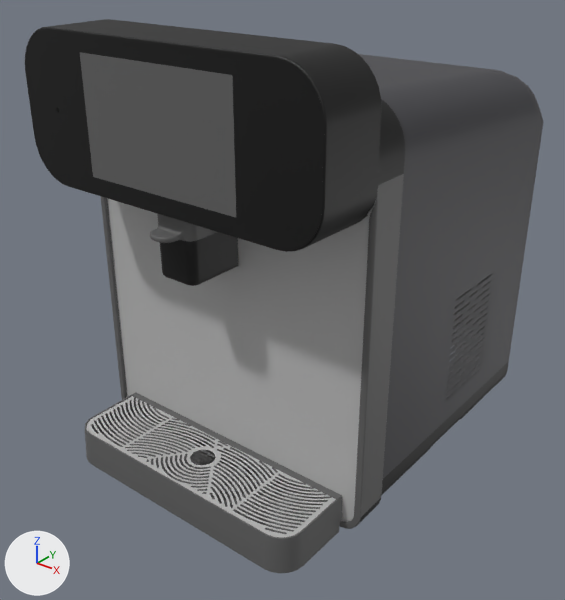
An edit to the glTF model models/Cocacola.glb, drawn before and after from the same camera.
Both versions are drawn from a camera (50 mm lens) standing at (0.609, -0.865, 0.677) and looking at (0.001, -0.106, 0.206). The lights are fixed; the arrows at lower left show +X, +Y and +Z. Where no turn or scale is listed for an object, it has been applied to the vertices. Vertices at the same position are counted once.

Names of what the first picture shows: 'CocaCola'.
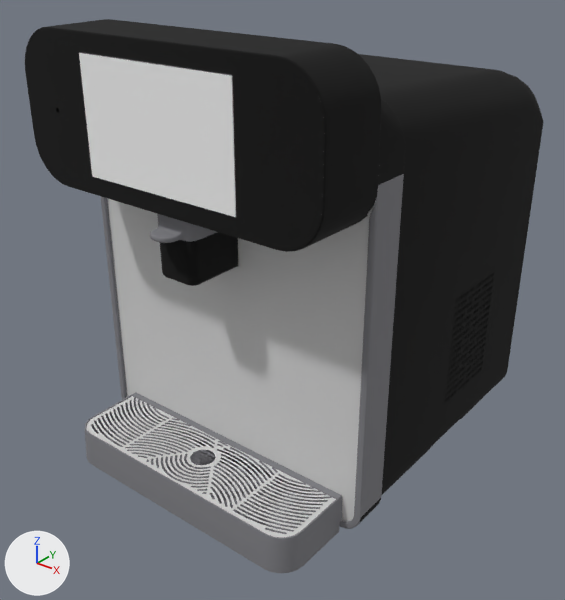
The newer file is also rescaled (x98.26), turned or shifted as a whole; pictures and numbers use the older file's frame.

Changed parts and their boxes [x1, y1, x2, y2] in the pictures (565 x 600 px; the box of a moved part takes in the faces that stretch with it):
'CocaCola', surface changed, recoloured
    both: [42, 19, 543, 574]
'Cube (1)', added
    after: [79, 53, 236, 217]
'Cube', added
    after: [214, 233, 492, 400]
part 1 of me_mesh, moved or reshaped
    before: [96, 400, 320, 509]
    after: [96, 412, 320, 509]
part 2 of me_mesh, moved or reshaped
    before: [91, 124, 381, 242]
    after: [150, 125, 381, 246]
part 3 of me_mesh, recoloured
    before: [80, 52, 492, 574]
    after: [80, 52, 404, 574]
part 4 of me_mesh, recoloured (grey to black)
    both: [358, 54, 543, 479]

Diff of the bpy script that builds the scene:
```diff
--- a/models/Cocacola.glb.py
+++ b/models/Cocacola.glb.py
@@ mat_black @@
 mat_black.base_color = (0.0, 0.0, 0.0)  # black #000000
-mat_black.roughness = 0.553
+mat_black.roughness = 1.0
@@ mat_grigiochiaro @@
 mat_grigiochiaro = principled_material('grigioChiaro')
-mat_grigiochiaro.base_color = (0.5, 0.5, 0.5)  # grey #bcbcbc
+mat_grigiochiaro.base_color = (0.665, 0.665, 0.665)  # light grey #d5d5d5
 mat_grigiochiaro.roughness = 0.553
@@ mat_grigioblu @@
 mat_grigioblu = principled_material('grigioBlu')
-mat_grigioblu.base_color = (0.0481, 0.0481, 0.056)  # black #3e3e43
-mat_grigioblu.roughness = 0.553
+mat_grigioblu.base_color = (0.217, 0.217, 0.234)  # grey #808085
+mat_grigioblu.roughness = 1.0
@@ mat_pannello @@
+mat_pannello = principled_material('pannello')
+mat_pannello.base_color = (0.8, 0.8, 0.8)  # white #e7e7e7
+mat_pannello.roughness = 0.947
+mat_pannello.emission_strength = 0.0755
@@ me_mesh @@
 # used by ob_cocacola; location = (0.0, 0.0, 0.0)
-me_mesh.from_pydata(...)  # 15525 vertices, 25945 faces; spans x -0.219..0.219, y -0.336..0.214, z -0.013..0.571
+me_mesh.from_pydata(...)  # 15523 vertices, 25947 faces; spans x -0.219..0.219, y -0.336..0.214, z -0.013..0.571
+# me_mesh part 1: 864 vertices moved within x -0.186..0.186, y -0.323..-0.226, z 0.01..0.038; 49 vertices removed from x -0.186..0.186, y -0.324..-0.231, z 0.011..0.038; 47 vertices added at x -0.186..0.186, y -0.322..-0.23, z 0.011..0.038
+# me_mesh part 2: 62 vertices moved within x -0.162..0.218, y -0.326..-0.222, z 0.359..0.515; 2 vertices removed from x -0.018..0.0, y -0.315..-0.303, z 0.368..0.387; 2 vertices added at x -0.018..0.0, y -0.315..-0.303, z 0.369..0.388
+# me_mesh part 3: 7094 faces spanning x -0.219..0.219, y -0.336..0.214, z -0.013..0.548 switch from mat_grigioscuro (dark grey #626262) to mat_grigioblu (grey #808085)
+# me_mesh part 4: 976 faces spanning x -0.214..0.214, y -0.184..0.209, z 0.038..0.517 switch from mat_grigioblu (black #3e3e43) to mat_black (black #000000)
 me_mesh.materials.append(mat_grigiochiaro)
@@ me_cube__1 @@
+me_cube__1.from_pydata(...)  # a box spanning x -0.11..0.11, y -0.005..0.005, z -0.069..0.069
+me_cube__1.materials.append(mat_pannello)  # its picture is missing
@@ me_cube @@
+me_cube.from_pydata(...)  # a box spanning x -0.198..0.198, y -0.207..0.207, z -0.213..0.213
+me_cube.materials.append(mat_black)  # black #000000
@@ ob_cube__1 @@
+ob_cube__1 = bpy.data.objects.new('Cube (1)', me_cube__1)
+ob_cube__1.location = (0.0, -0.312, 0.479)
@@ ob_cube @@
+ob_cube = bpy.data.objects.new('Cube', me_cube)
+ob_cube.location = (0.0, -0.008, 0.216)
```
